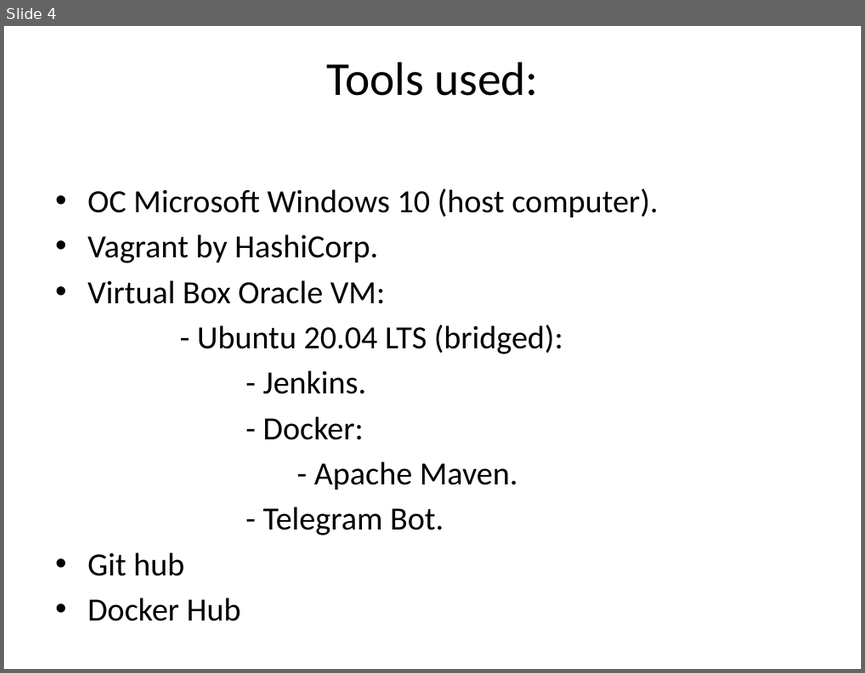
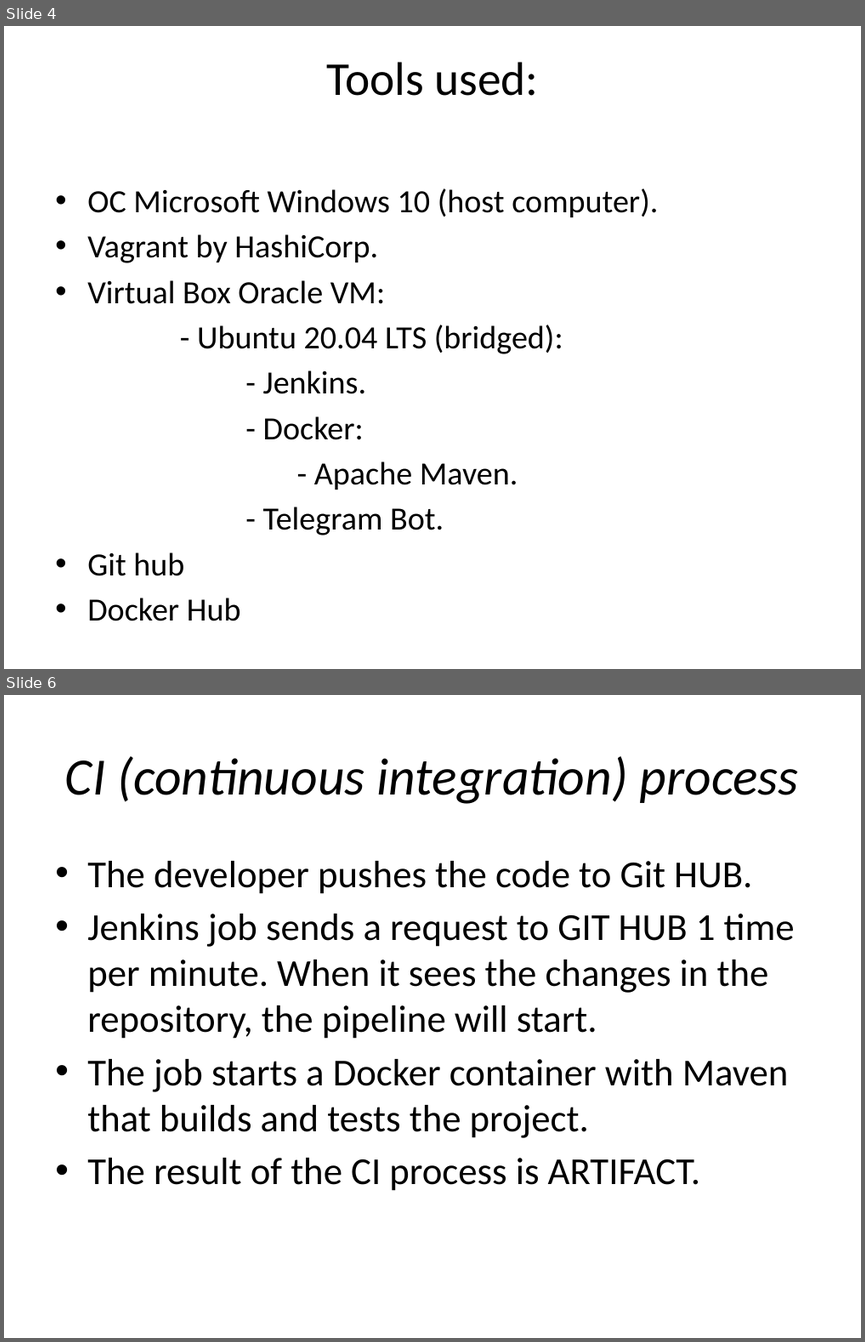
Before and after one commit to SDenisko/DevOps_online_Chernigiv_2021Q4, a slide deck: Final Project/Shortly about project.pptx. Shown one above the other, each under a label of ours: slide 4 before the commit, slides 4 and 6 after it; the slides between them are not shown. The pictures are 865x673 and 865x1342 pixels, drawn with LibreOffice and Linux fonts; fonts in the diff are those of the drawing. Boxes give left, top, right and bottom in pixels: in the first picture for what was removed or moved away, otherwise in the second. Text is boxed around its words. In the diff, an @@ line names an element or a change of style, - is before the commit and + after.

Commit message:
updated presentation

```diff
--- a/Final Project/Shortly about project.pptx
+++ b/Final Project/Shortly about project.pptx
@@ slide 6 added at [4,695,861,1338], background #FFFFFF @@
@@ title added at [65,756,799,804], 44 pt, text #000000, italic @@
+CI (continuous integration) process
@@ text added at [87,861,794,1191], 32 pt, text #000000 @@
+• The developer pushes the code to Git HUB.
+• Jenkins job sends a request to GIT HUB 1 time per minute. When it sees the changes in the repository, the pipeline will start.
+• The job starts a Docker container with Maven that builds and tests the project.
+• The result of the CI process is ARTIFACT.
```
Also in this commit, not shown: 1 slide changed, 3 other slides added, 2 slides removed.
